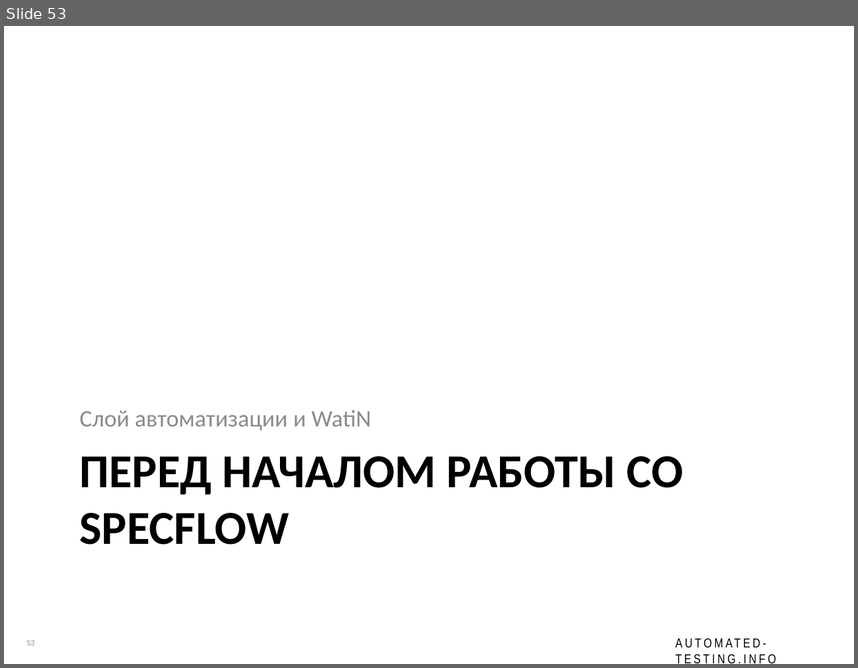
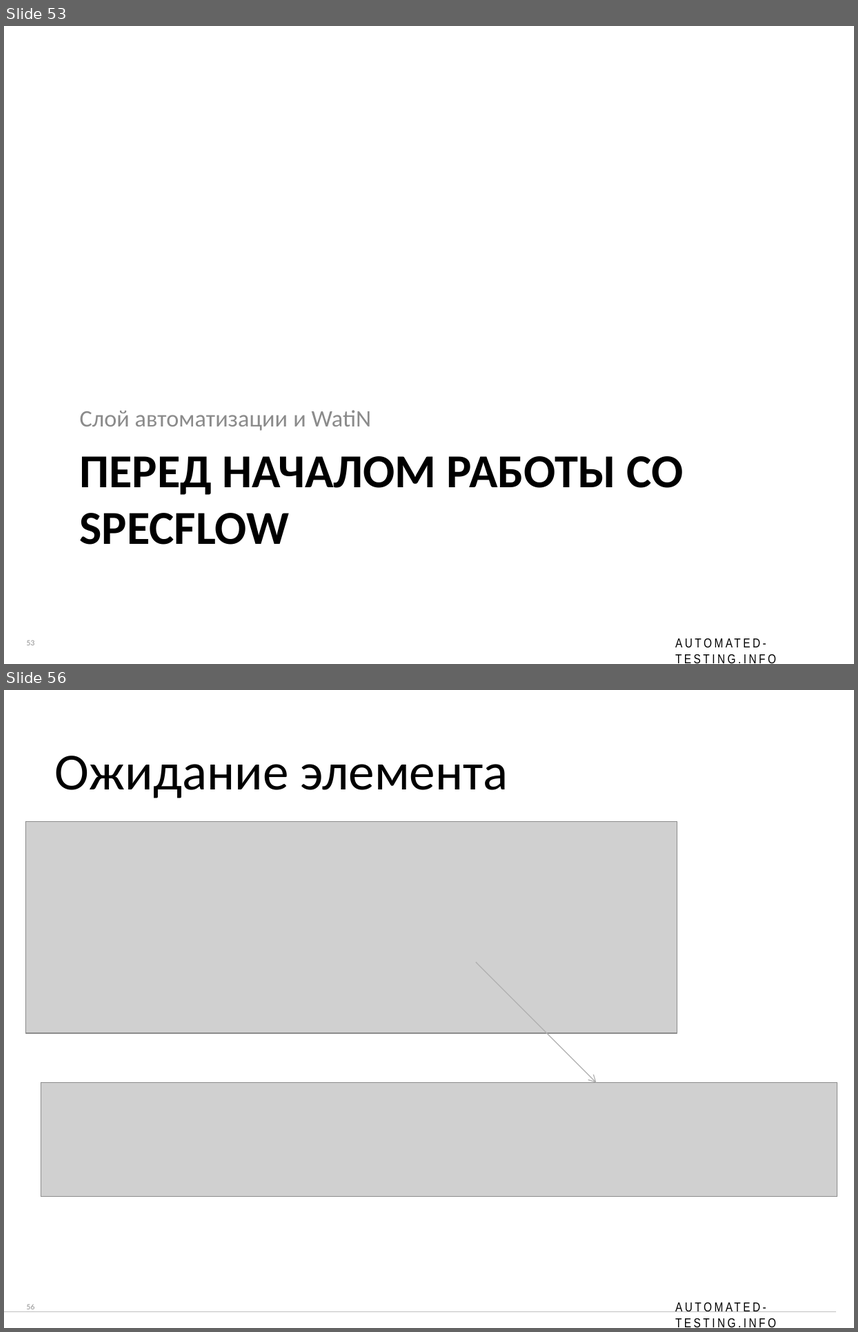
Before and after one commit to dmizverev/at-info, a slide deck: posidelki-16/presentation/Posidelki-16 - Specflow.pptx. Shown one above the other, each under a label of ours: slide 53 before the commit, slides 53 and 56 after it; the slides between them are not shown. The pictures are 858x668 and 858x1332 pixels, drawn with LibreOffice and Linux fonts; fonts in the diff are those of the drawing; grey boxes stand for pictures; background and template pictures are left out. Boxes give left, top, right and bottom in pixels: in the first picture for what was removed or moved away, otherwise in the second. Text is boxed around its words. In the diff, an @@ line names an element or a change of style, - is before the commit and + after.

```diff
--- a/posidelki-16/presentation/Posidelki-16 - Specflow.pptx
+++ b/posidelki-16/presentation/Posidelki-16 - Specflow.pptx
@@ slide 56 added at box(4, 690, 854, 1328), background #FFFFFF; not listed: 2 template elements that a slide beside it also shows @@
@@ title added at box(55, 756, 508, 798), 44 pt, text #000000 @@
+Ожидание элемента
@@ picture added at box(25, 822, 677, 1034) @@
@@ arrow added from (476, 962) to (597, 1083), #B1B1B1 0.75 pt @@
@@ picture added at box(41, 1083, 837, 1196) @@
@@ line added from (836, 1312) to (4, 1312), #BFBFBF 0.75 pt @@
```
Also in this commit, not shown: 2 slides changed, 5 other slides added, 17 other files.
